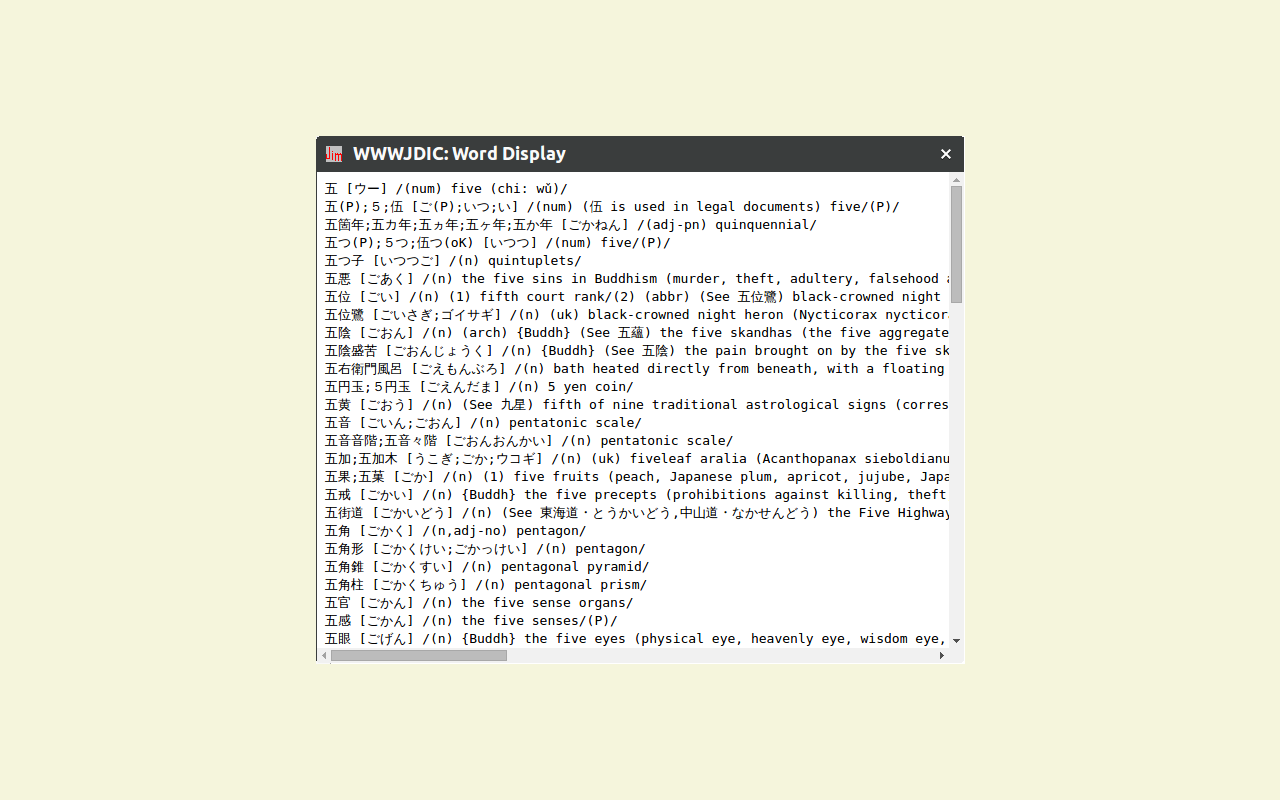
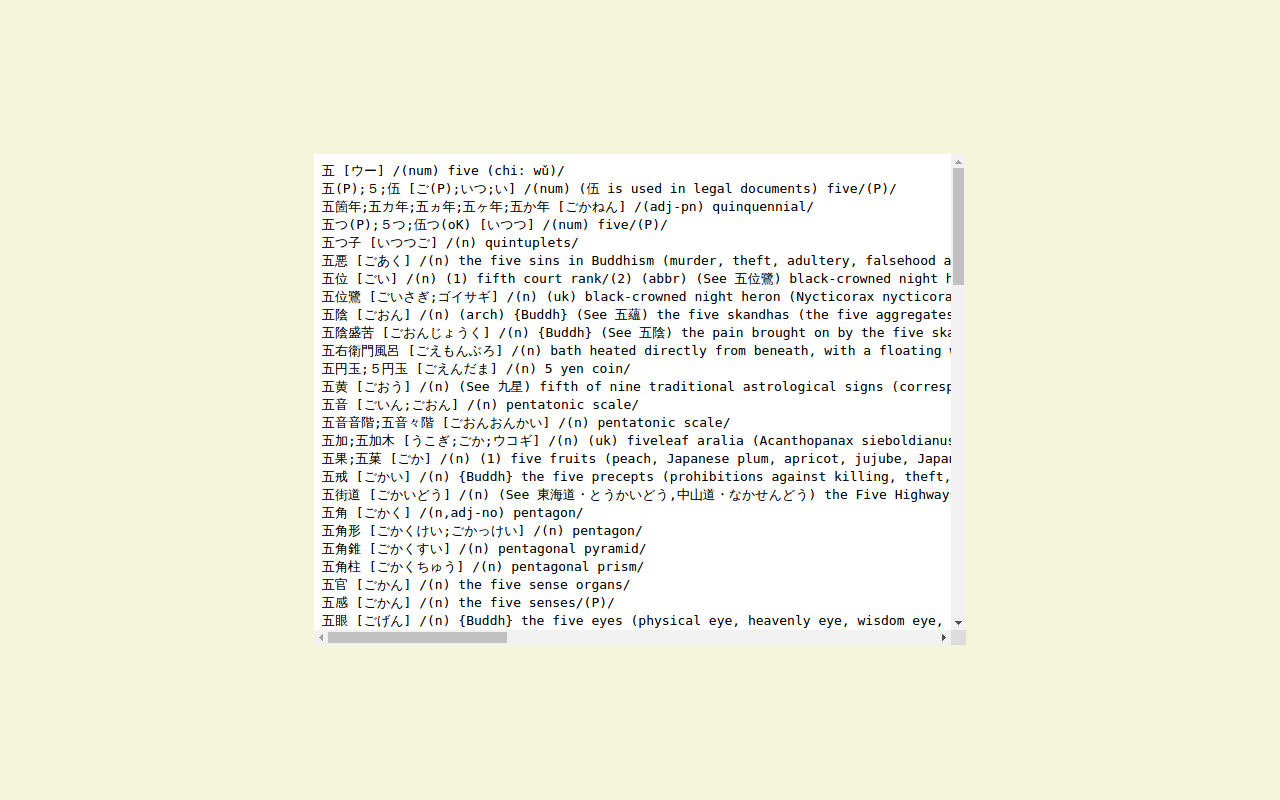
Layers edited between the first and the second 1280px x 800px image:
renamed "Layer" to "Pasted Layer", moved it above "Background", painted on it over (x1=314, y1=136, x2=966, y2=664)
renamed "Screenshot from 2015-12-05 15:57:37.png" to "Background", painted on it over (x1=314, y1=136, x2=966, y2=664)
